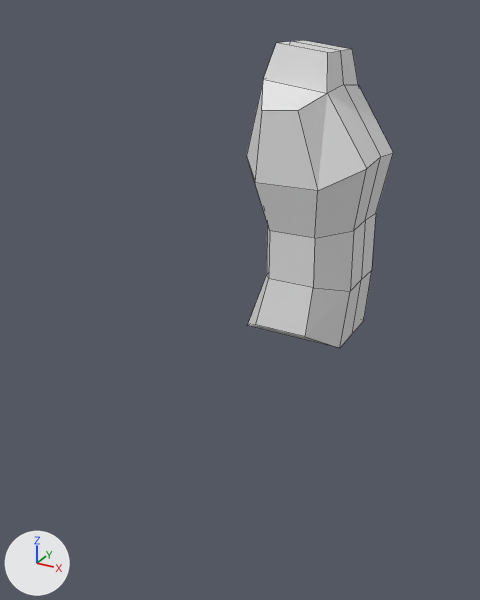
What one commit did to the Blender file fpsgame/Assets/Models/Blender/defaultPlayerModel.blend.
The view is the same before and after, from a camera (50 mm lens) standing at (3.89, -9.74, 5.03) and looking at (-1.4, -0.12, 0.23). Lighting does not change. The marker at lower left points along +X, +Y and +Z. Mesh edges are drawn as thin lines.
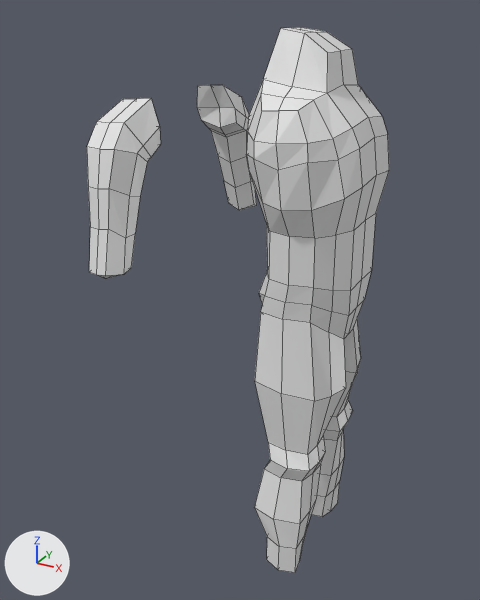
Pixel boxes (x1, y1, x2, y2) of what changed, in the pictures (480 x 600 px):
'Cube', reshaped (106% wider, 77% taller)
    before: (247, 40, 393, 348)
    after: (87, 27, 389, 573)
part 1 of me_cube, added
    after: (87, 85, 257, 279)
part 2 of me_cube, built on
    before: (247, 40, 393, 348)
    after: (246, 27, 389, 573)

Patch to the scene script:
```diff
--- a/fpsgame/Assets/Models/Blender/defaultPlayerModel.blend.py
+++ b/fpsgame/Assets/Models/Blender/defaultPlayerModel.blend.py
@@ me_cube @@
 # used by ob_cube; location = (0.0, 0.0, 0.0)
-me_cube.from_pydata(...)  # 36 vertices, 27 faces, 2 loose edges; spans x -1.0..0.93, y 0.0..1.26, z 0.0..4.58
+me_cube.from_pydata(...)  # 191 vertices, 176 faces, 2 loose edges; spans x -3.04..0.89, y 0.0..2.41, z -4.59..4.77
+# me_cube part 1: a new loose piece of 50 vertices spanning x -3.04..-2.2, y 1.09..2.41, z 1.15..3.76, in mat_material (white #e7e7e7)
+# me_cube part 2
+# 8 vertices are removed from x -1.0..0.93, y 0.0..1.26, z 0.0..2.95
+# 23 faces are deleted
+# 2 loose edges are deleted
+# 8 vertices move from x -1.0..0.93, y 0.0..0.59, z 0.0..4.58 to x -0.62..0.89, y 0.0..0.72, z -0.02..4.77
+# 113 vertices are added at x -0.98..0.89, y 0.0..1.47, z -4.59..4.71
+# 2 loose edges are added
+# 124 new faces join them
 me_cube.materials.append(mat_material)
```
